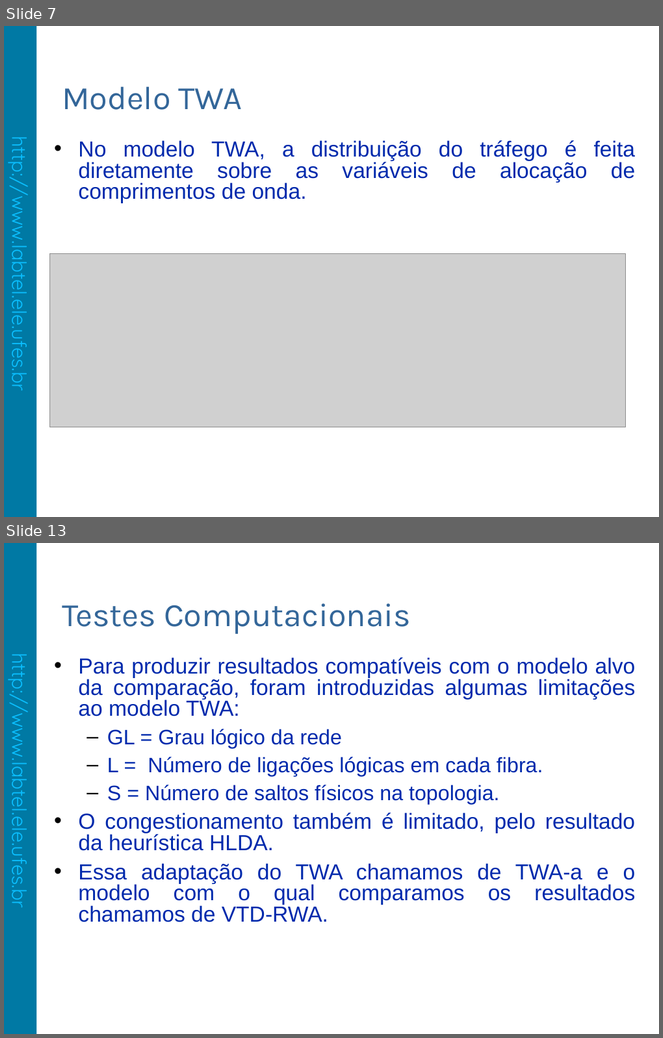
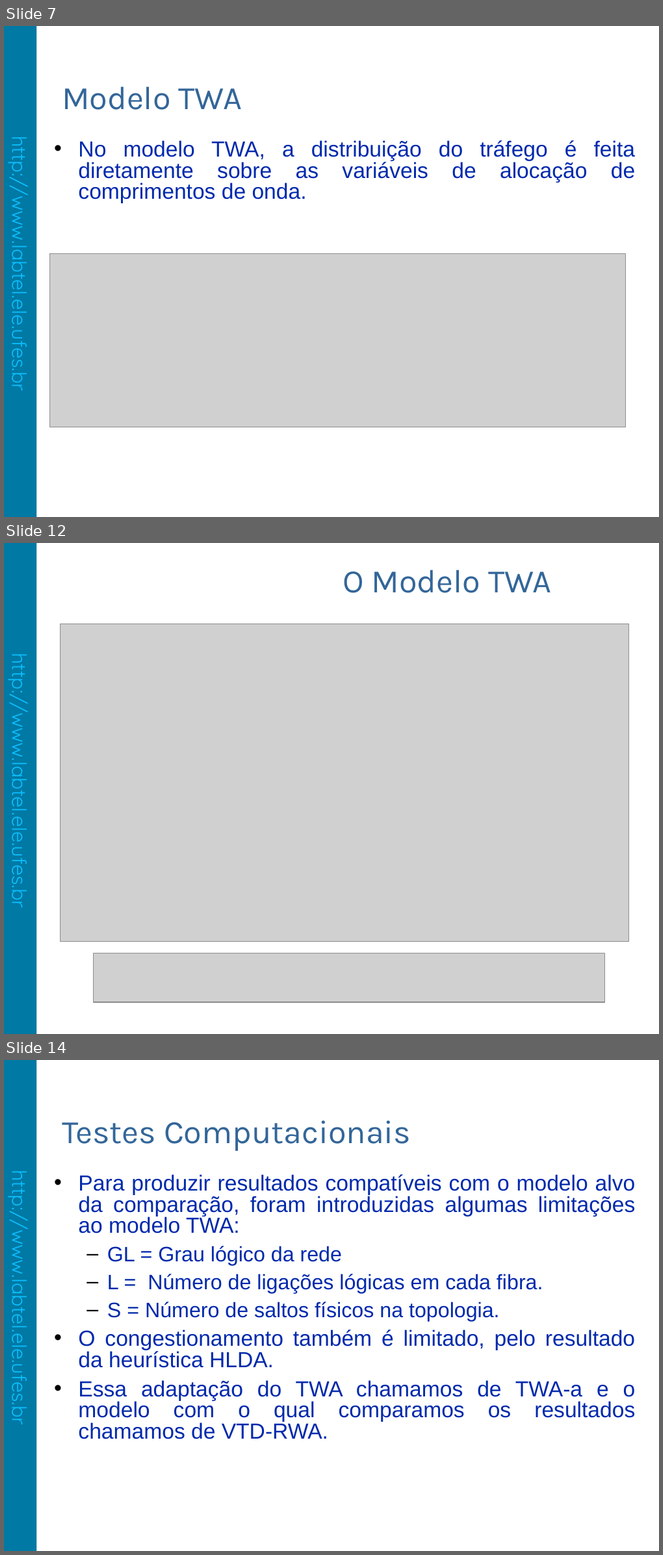
Before and after one commit to fabiolimath/twa, a slide deck: dissertacao/apresentacao/FabioLima-Apresentacao.odp. Shown one above the other, each under a label of ours: slides 7 and 13 before the commit, slides 7, 12 and 14 after it; the slides between them are not shown. The pictures are 663x1038 and 663x1555 pixels, drawn with LibreOffice and Linux fonts; fonts in the diff are those of the drawing; grey boxes stand for pictures; background and template pictures are left out. Boxes give left, top, right and bottom in pixels: in the first picture for what was removed or moved away, otherwise in the second. Text is boxed around its words. In the diff, an @@ line names an element or a change of style, - is before the commit and + after.

```diff
--- a/dissertacao/apresentacao/FabioLima-Apresentacao.odp
+++ b/dissertacao/apresentacao/FabioLima-Apresentacao.odp
@@ slide 12 added at box(4, 543, 659, 1034), background #FFFFFF; not listed: 2 template elements that a slide beside it also shows @@
@@ title added at box(343, 570, 552, 593), 36 pt, text #336699 @@
+O Modelo TWA
@@ picture added at box(61, 624, 629, 941) @@
@@ picture added at box(93, 953, 605, 1003) @@
@@ what was slide 13 is now slide 14 @@
```
Also in this commit, not shown: 11 other slides added, 5 slides removed, 10 other files.
